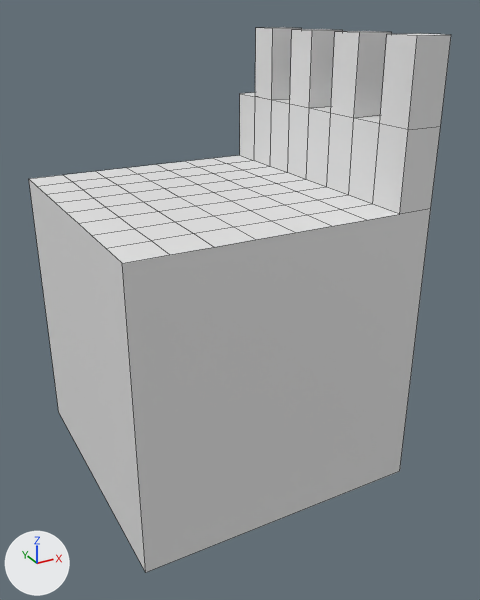
Before and after pictures for a commit that changed the FBX model EmodiaQuest/EmodiaQuest/EmodiaQuestContent/fbxContent/gameobjects/wall2.fbx.
Both versions are drawn from a 50 mm camera at (-9.82, -19.7, 15.69) aimed at (0.52, -0.9, 6.29). Arrows for +X, +Y and +Z are at lower left; the lights stay in place. Mesh edges are drawn as thin lines. Where no turn or scale is listed for an object, it has been applied to the vertices.

The scene before the commit, as lines of its bpy script (objects in view):
```python
me_plane = bpy.data.meshes.new('Plane')
me_plane.from_pydata(...)  # 119 vertices, 103 faces; spans x -5.0..5.0, y -5.0..5.0, z 0.0..15.0
ob_plane = bpy.data.objects.new('Plane', me_plane)
ob_plane.location = (0.0, 0.0, 0.0)
```
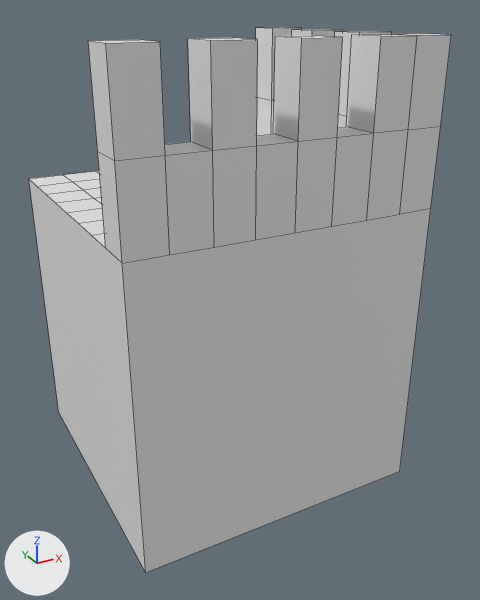
Edits to the scene script, one JSON object a line:
```json
{"block": "me_plane", "where": "# used by ob_plane; location = (0.0, 0.0, 0.0)"}
{"op": "remove", "block": "me_plane", "code": "me_plane.from_pydata(...)  # 119 vertices, 103 faces; spans x -5.0..5.0, y -5.0..5.0, z 0.0..15.0"}
{"op": "add", "block": "me_plane", "code": "me_plane.from_pydata(...)  # 147 vertices, 133 faces; spans x -5.0..5.0, y -5.0..5.0, z 0.0..15.0"}
{"block": "me_plane", "change": "me_plane part 1"}
{"block": "me_plane", "change": "8 faces are deleted"}
{"block": "me_plane", "change": "1 vertex is added at (2.5, -3.7, 15.0)"}
{"block": "me_plane", "change": "14 new vertices lie (0.0, 0.0, 2.5) away from vertices in x -5.0..2.5, y -5.0..-3.7, z 10.0"}
{"block": "me_plane", "change": "13 new vertices lie (0.0, 0.0, 2.5) away from vertices in x -5.0..2.5, y -5.0..-3.7, z 12.5"}
{"block": "me_plane", "change": "38 new faces join them"}
```

Pixel boxes (x1, y1, x2, y2) of what changed, in the pictures (480 x 600 px):
```json
{"part": 1, "of": "me_plane", "change": "built on", "before": [106, 124, 408, 263], "after": [88, 34, 417, 263]}
```
